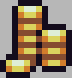
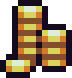
Layered file, before and after one edit (72×78). Changes by layer:
hid "Background" over [0, 0, 72, 78]
